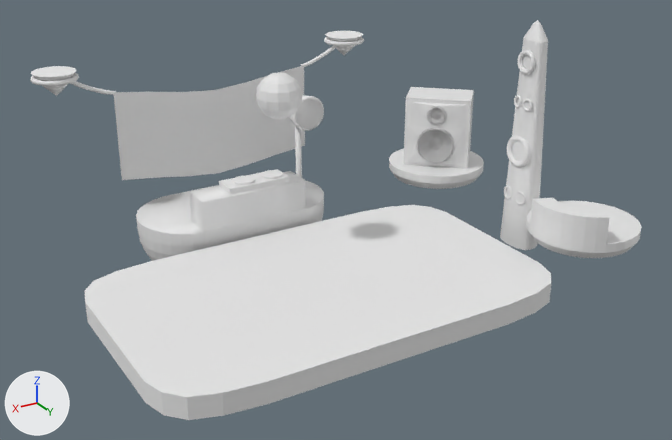
What one commit did to the Blender file blends/dance_floor.blend.
Both versions are drawn from a camera (50 mm lens) standing at (17.6, 30.5, 17.9) and looking at (-2.3, -2.7, 1.3). Every picture has the same lights, and +X, +Y and +Z are marked at lower left.
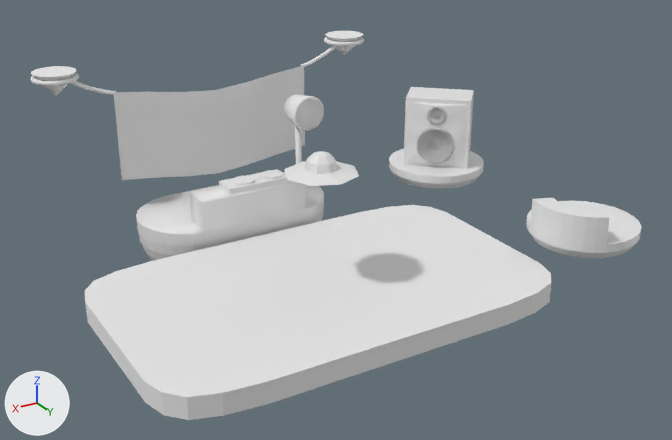
Commit message: Add Ufo

Pixel boxes (x1, y1, x2, y2) of what changed, in the pictures (672 x 440 px):
'Circle.003', hidden: before (500, 20, 548, 250)
'Sphere.001', hidden: before (256, 73, 302, 120)
'Ufo', added: after (284, 151, 359, 186)

What changed in the scene script:
```text
Add me_sphere_006:
    me_sphere_006.from_pydata(...)  # 49 vertices, 48 faces; spans x -2.25..2.25, y -2.25..2.25, z -0.78..1.0
Change ob_circle_003:
    add ob_circle_003.hide_set(True)  # its collection is switched off
Change ob_sphere_001:
    add ob_sphere_001.hide_set(True)  # its collection is switched off
Add ob_ufo:
    ob_ufo = bpy.data.objects.new('Ufo', me_sphere_006)
    ob_ufo.location = (0.0, 0.0, 5.09)
    ob_ufo.scale = (0.692, 0.692, 0.692)
```
